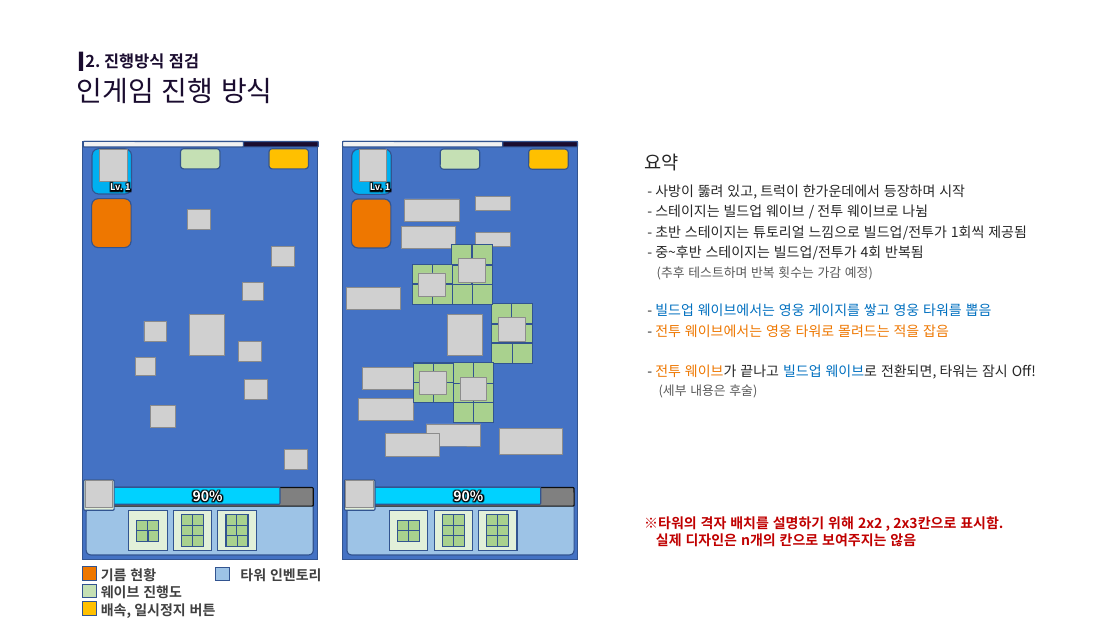
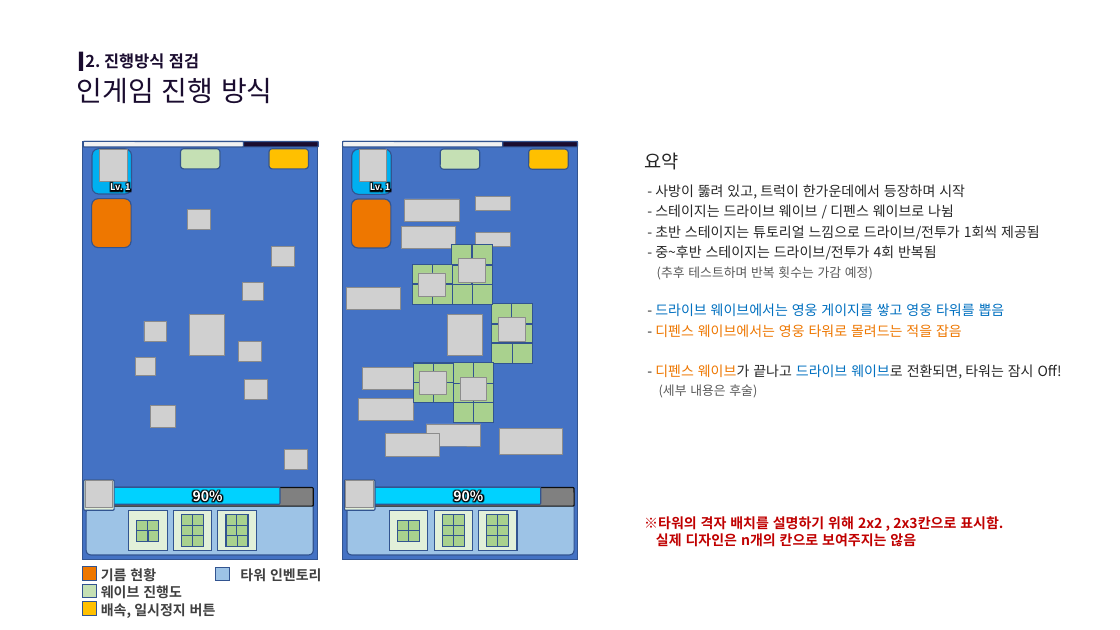
Before and after one commit to scorchLand/kci, a slide deck: slide 7 of 기획서/트럭 문서.pptx. Drawn at 1120x630 pixels with LibreOffice and Linux fonts; fonts in the diff are those of the drawing; grey boxes stand for pictures; background and template pictures are left out. Boxes give left, top, right and bottom in pixels: in the first picture for what was removed or moved away, otherwise in the second. Text is boxed around its words. In the diff, an @@ line names an element or a change of style, - is before the commit and + after.

Commit message:
[0.0.1/기획] 타워 배치 쪽문서 갱신 및 작업용 프리팹 업로드

```diff
--- a/기획서/트럭 문서.pptx
+++ b/기획서/트럭 문서.pptx
@@ text at <box>655,204,1040,260</box>: text changed @@
-- 스테이지는 빌드업 웨이브 / 전투 웨이브로 나뉨
-- 초반 스테이지는 튜토리얼 느낌으로 빌드업/전투가 1회씩 제공됨
-- 중~후반 스테이지는 빌드업/전투가 4회 반복됨
+- 스테이지는 드라이브 웨이브 / 디펜스 웨이브로 나뉨
+- 초반 스테이지는 튜토리얼 느낌으로 드라이브/전투가 1회씩 제공됨
+- 중~후반 스테이지는 드라이브/전투가 4회 반복됨
@@ text at <box>655,303,1062,379</box>: text changed @@
-- 빌드업 웨이브에서는 영웅 게이지를 쌓고 영웅 타워를 뽑음
-- 전투 웨이브에서는 영웅 타워로 몰려드는 적을 잡음
-- 전투 웨이브가 끝나고 빌드업 웨이브로 전환되면, 타워는 잠시 Off!
+- 드라이브 웨이브에서는 영웅 게이지를 쌓고 영웅 타워를 뽑음
+- 디펜스 웨이브에서는 영웅 타워로 몰려드는 적을 잡음
+- 디펜스 웨이브가 끝나고 드라이브 웨이브로 전환되면, 타워는 잠시 Off!
```
Also in this commit, not shown: 17 other slides changed, 12 other files.
